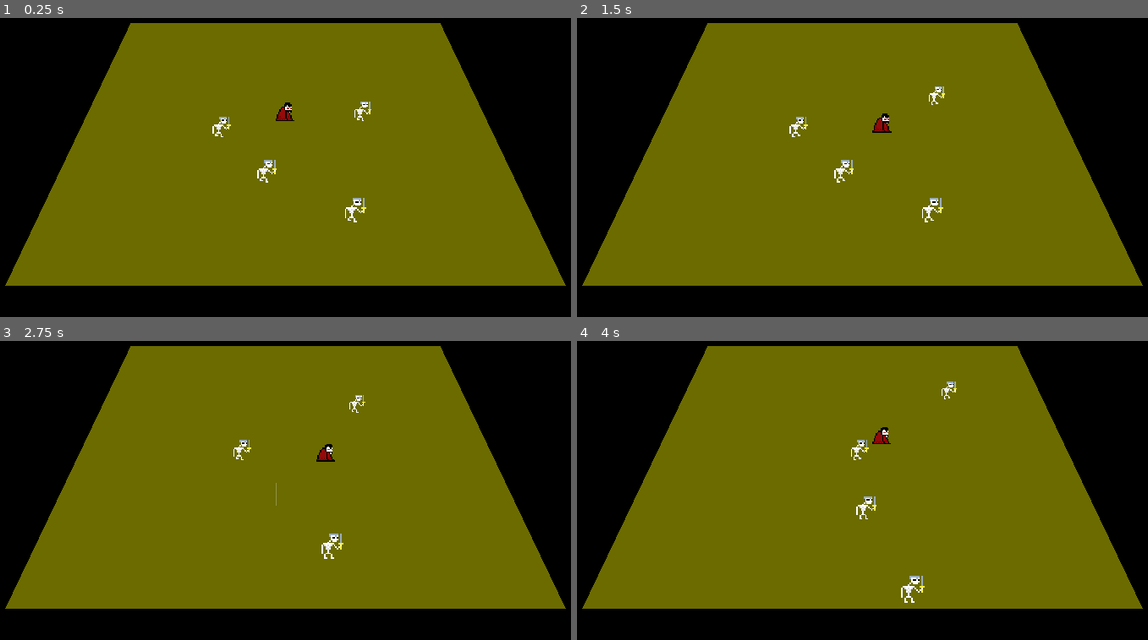
Above: before the commit, frames 1-4 (two rows, left to right).
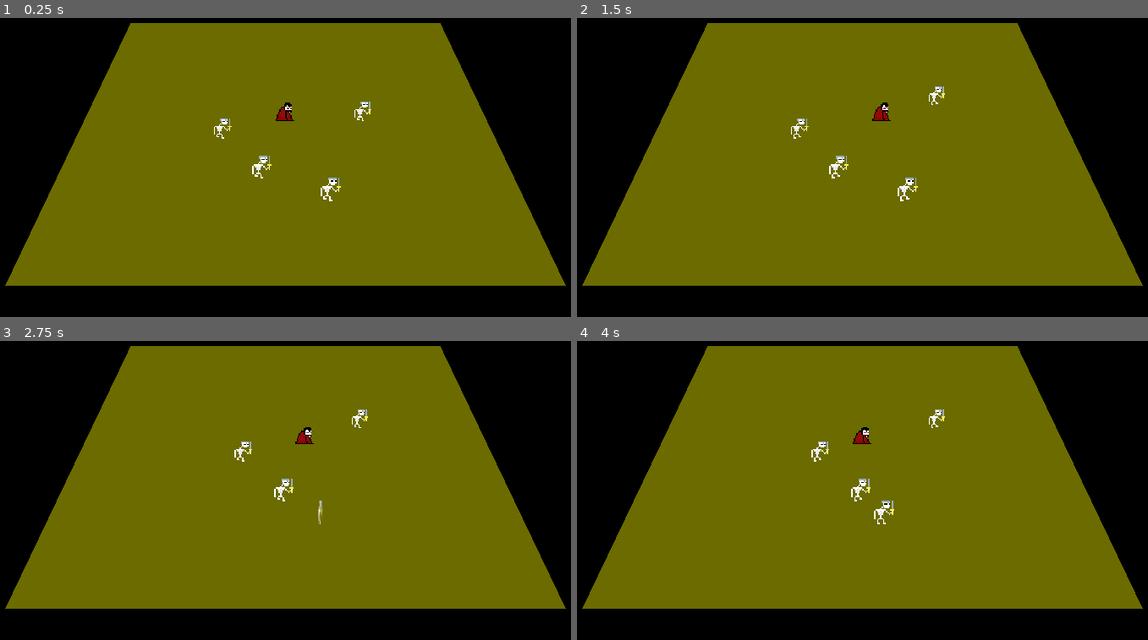
Above: after the commit, the same moments.

Repository: FlamingRat/ldjam55
Game: Godot game, scene res://levels/overworld.tscn
Same seed, same stepped clock (60 frames per second), same inputs: the game is played once before the commit and once after it.
Inputs:
- Up to frame 1 (0.25 s): no input
- Up to frame 2 (1.5 s): tap Enter at 0.5 s; hold Right (ui_right) 0.53-1.28 s; tap Space at 1.25 s; hold Down (ui_down) from 1.28 s (still down)
- Up to frame 3 (2.75 s): release Down (ui_down) at 2.03 s; hold Right (ui_right) from 2.03 s (still down)
- Up to frame 4 (4 s): release Right (ui_right) at 2.78 s; hold Up (ui_up) 2.78-3.53 s; hold Left (ui_left) from 3.53 s (still down)

The runs differ from the first frame. In frame 1, 0.5% of the frame differs, in the area x 37-65%, y 33-69%; in frame 2, 0.7%; in frame 3, 0.7%; in frame 4, 0.9%, in the area x 41-67%, y 13-88%.

Commit message:
Make Player respect turn order

Diff:
--- a/global_events.gd
+++ b/global_events.gd
@@ -25,3 +25,4 @@
 
 func register_unit(unit):
 	units.append(unit)
+	next_turn.emit(units[current_turn])
--- a/levels/overworld.tscn
+++ b/levels/overworld.tscn
@@ -80,10 +80,10 @@
 transform = Transform3D(1, 0, 0, 0, 1, 0, 0, 0, 1, 4, 0, 0)
 
 [node name="Skelvin2" parent="." instance=ExtResource("3_ismsp")]
-transform = Transform3D(1, 0, 0, 0, 1, 0, 0, 0, 1, -3.0677, 0, 0.918565)
+transform = Transform3D(1, 0, 0, 0, 1, 0, 0, 0, 1, -3, 0, 1)
 
 [node name="Skelvin3" parent="." instance=ExtResource("3_ismsp")]
-transform = Transform3D(1, 0, 0, 0, 1, 0, 0, 0, 1, -0.7576, 0, 3.20163)
+transform = Transform3D(1, 0, 0, 0, 1, 0, 0, 0, 1, -1, 0, 3)
 
 [node name="Skelvin4" parent="." instance=ExtResource("3_ismsp")]
-transform = Transform3D(1, 0, 0, 0, 1, 0, 0, 0, 1, 2.93174, 0, 4.87976)
+transform = Transform3D(1, 0, 0, 0, 1, 0, 0, 0, 1, 2, 0, 4)
--- a/player/player.gd
+++ b/player/player.gd
@@ -3,6 +3,7 @@
 
 
 @onready var movement = $CharacterMovementController
+var turn_actions = false
 
 
 var actions = {
@@ -14,7 +15,17 @@
 
 
 func _process(_delta):
+	if turn_actions:
+		turn_input_listener()
+
+
+func _on_character_turn_listener_on_turn():
+	turn_actions = true
+
+
+func turn_input_listener():
 	for action in actions:
 		if Input.is_action_just_pressed(action):
 			actions[action].call()
+			turn_actions = false
 			GlobalEvents.end_turn()
--- a/player/player.tscn
+++ b/player/player.tscn
@@ -121,3 +121,5 @@
 
 [node name="CharacterTurnListener" type="Node" parent="."]
 script = ExtResource("6_ofdec")
+
+[connection signal="on_turn" from="CharacterTurnListener" to="." method="_on_character_turn_listener_on_turn"]
